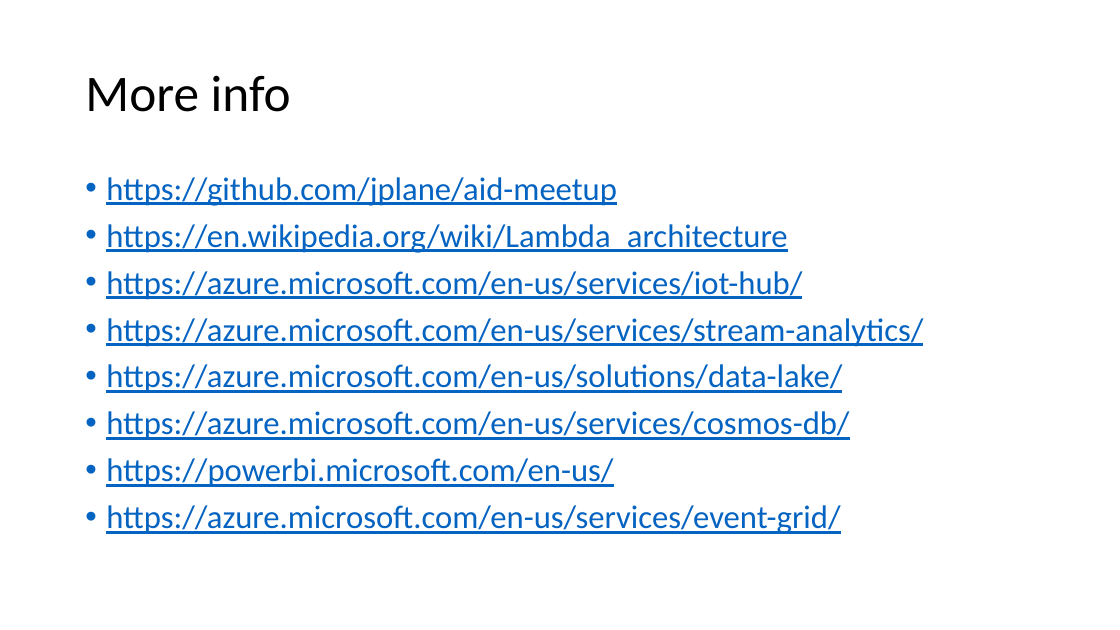
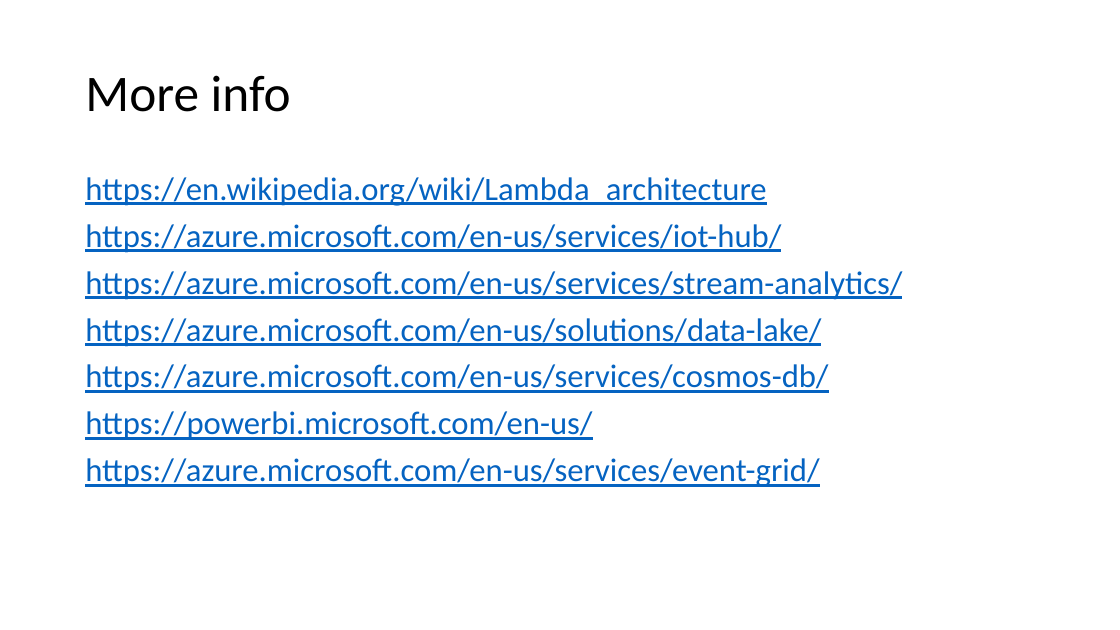
Before and after one commit to jplane/azure-lambda-architecture, a slide deck: slide 12 of Azure IoT and Lambda Architecture.pptx (slide 11 before the commit). Drawn at 1120x630 pixels with LibreOffice and Linux fonts; fonts in the diff are those of the drawing. Boxes give left, top, right and bottom in pixels: in the first picture for what was removed or moved away, otherwise in the second. Text is boxed around its words. In the diff, an @@ line names an element or a change of style, - is before the commit and + after.

```diff
--- a/Azure IoT and Lambda Architecture.pptx
+++ b/Azure IoT and Lambda Architecture.pptx
@@ text "https://en.wikipedia.org/wiki/Lambda_architecture" at <box>85,177,902,487</box>: bullet • to none @@
@@ text at <box>106,177,617,206</box>: paragraph removed @@
-• https://github.com/jplane/aid-meetup
```
Also in this commit, not shown: 4 other slides changed, 3 slides added, 1 slide removed, 6 other files.
